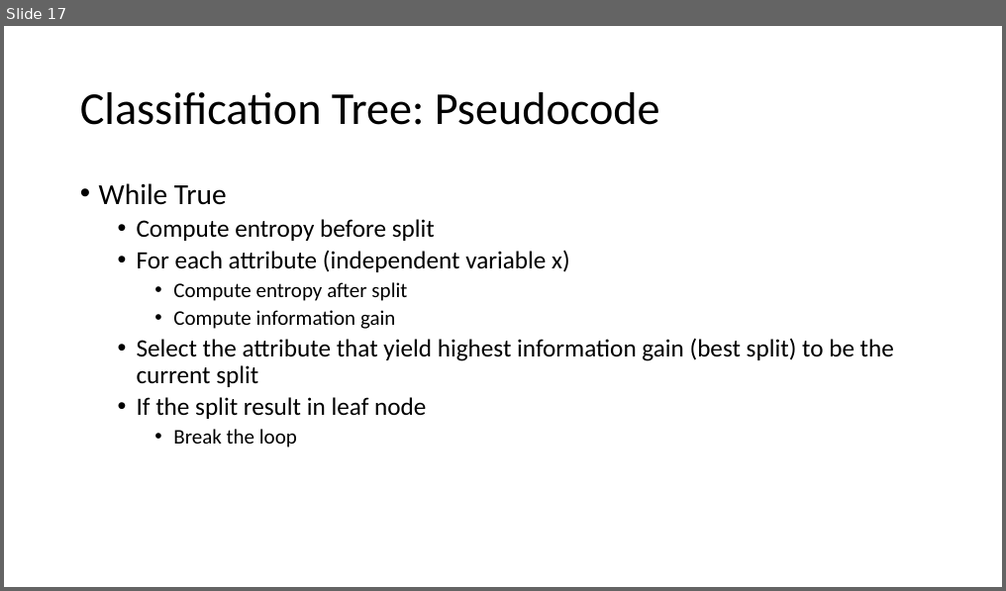
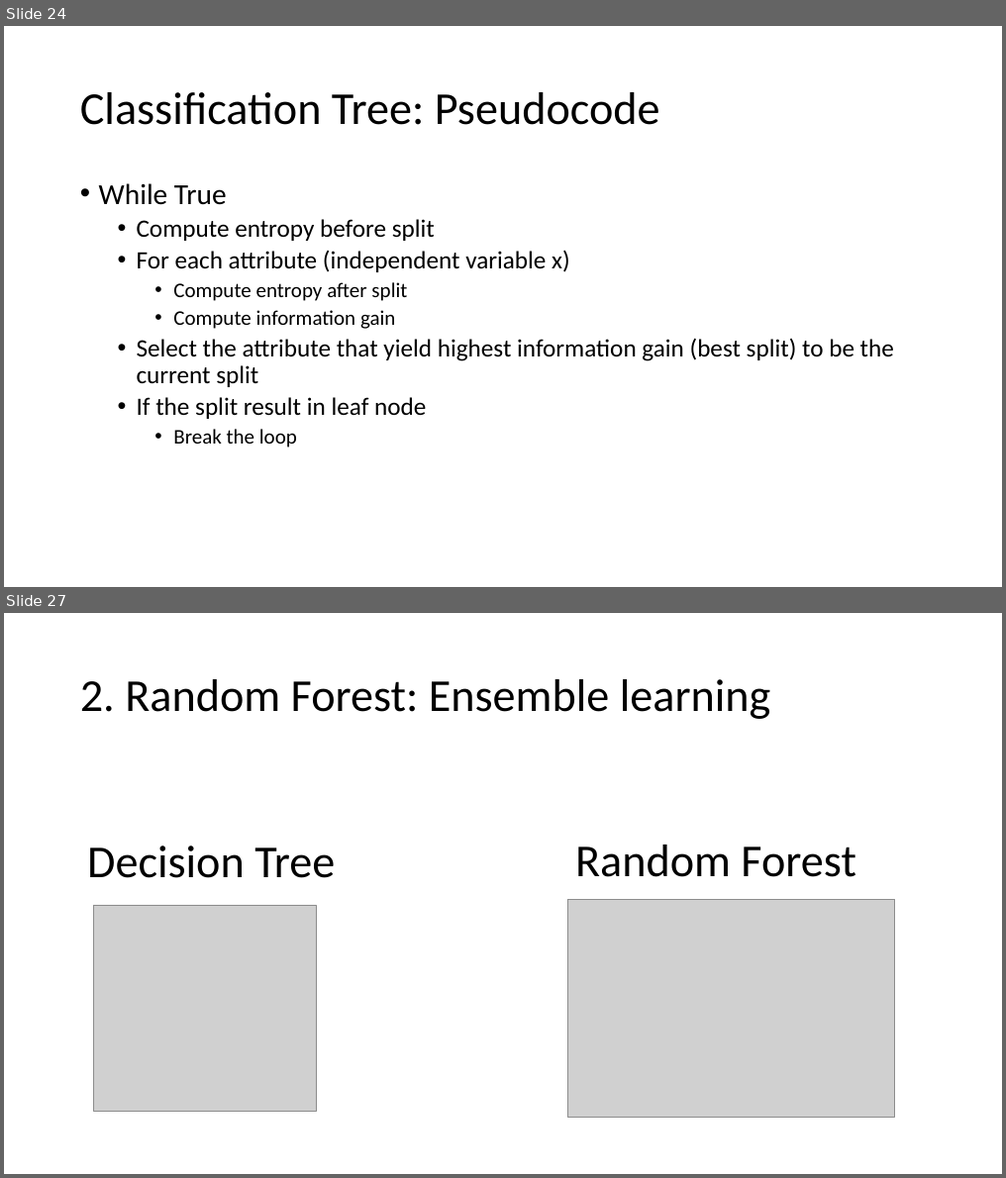
Before and after one commit to gucino/Machine-Learning, a slide deck: Decision_tree_and_Random_forest.pptx. Shown one above the other, each under a label of ours: slide 17 before the commit, slides 24 and 27 after it; the slides between them are not shown. The pictures are 1006x591 and 1006x1178 pixels, drawn with LibreOffice and Linux fonts; fonts in the diff are those of the drawing; grey boxes stand for pictures. Boxes give left, top, right and bottom in pixels: in the first picture for what was removed or moved away, otherwise in the second. Text is boxed around its words. In the diff, an @@ line names an element or a change of style, - is before the commit and + after.

```diff
--- a/Decision_tree_and_Random_forest.pptx
+++ b/Decision_tree_and_Random_forest.pptx
@@ slide 27 added at box(4, 613, 1002, 1174), background #000000 @@
@@ title added at box(80, 679, 771, 719), 44 pt, text #FFFFFF @@
+2. Random Forest: Ensemble learning
@@ text added at box(87, 846, 335, 878), 44 pt, text #FFFFFF @@
+Decision Tree
@@ text added at box(575, 845, 855, 877), 44 pt, text #FFFFFF @@
+Random Forest
@@ picture added at box(93, 905, 316, 1112) @@
@@ picture added at box(568, 900, 896, 1118) @@
@@ what was slide 17 is now slide 24 @@
```
Also in this commit, not shown: 9 slides changed, 15 other slides added, 1 slide removed.
